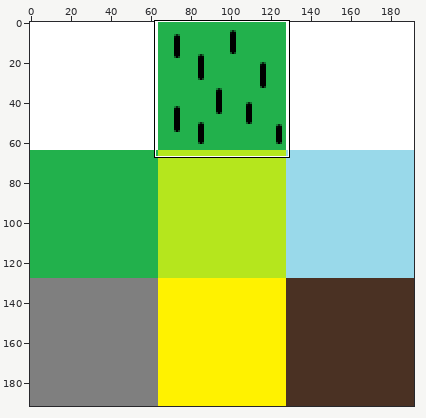
Two versions of one sprite sheet, Assets/Materials/Materials.png. The picture above shows the old version from afar; the outline marks the close-up.
Close-up. The starting point:
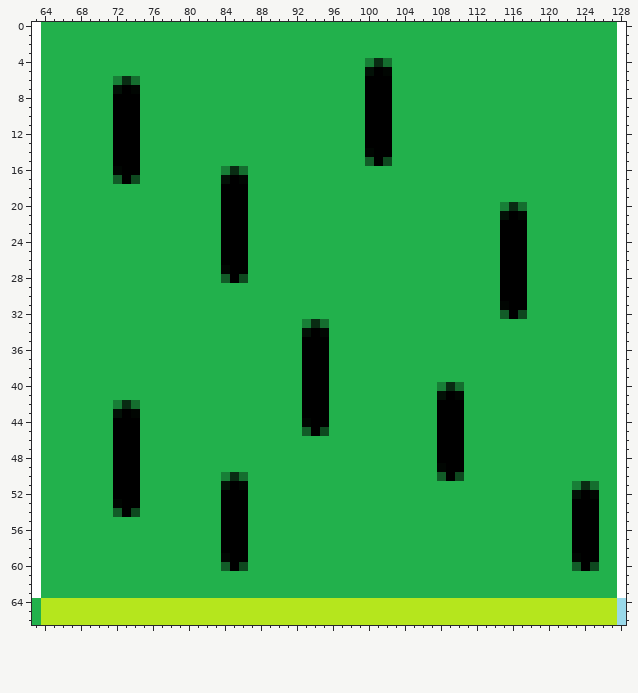
The file is 192x192 pixels. Colours within 5 levels of each other are drawn and written as one. Shown: x 63..128, y 0..66.
Now the later version:
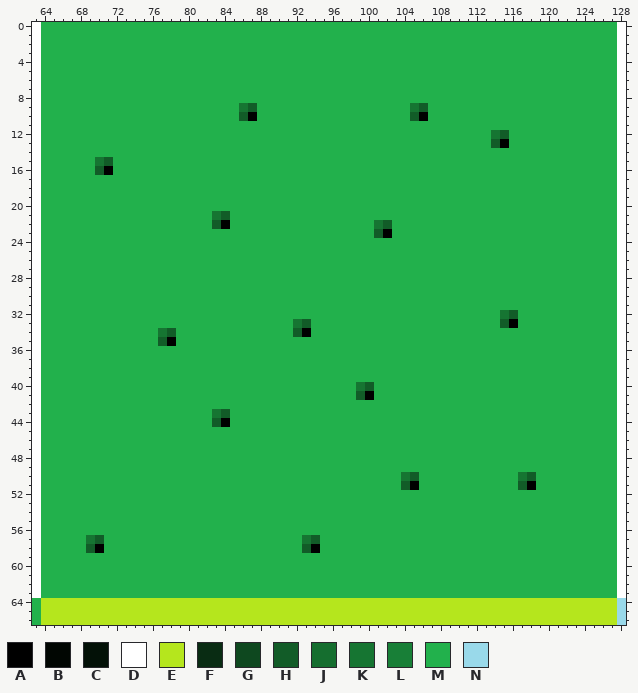
Palette (. is transparent): A #000000  B #010602  C #031107  D #ffffff  E #b5e61d  F #092c13  G #0e481f  H #125c28  J #156e2f  K #167532  L #187f37  M #22b14c  N #99d9ea
What changed:
y 4: x 100..102 LFJ -> MMM
y 5: x 100..102 CAB -> MMM
y 6: x 72..74 LFJ -> MMM; x 100..102 AAA -> MMM
y 7: x 72..74 CAB -> MMM; x 100..102 AAA -> MMM
y 8: x 72..74 AAA -> MMM; x 100..102 AAA -> MMM
y 9: x 72..74 AAA -> MMM; x 86..87 MM -> KH; x 100..102 AAA -> MMM; x 105..106 MM -> KH
y 10: x 72..74 AAA -> MMM; x 86..87 MM -> HA; x 100..102 AAA -> MMM; x 105..106 MM -> HA
y 11: x 72..74 AAA -> MMM; x 100..102 AAA -> MMM
y 12: x 72..74 AAA -> MMM; x 100..102 AAA -> MMM; x 114..115 MM -> KH
y 13: x 72..74 AAA -> MMM; x 100..102 AAA -> MMM; x 114..115 MM -> HA
y 14: x 72..74 AAA -> MMM; x 100..102 BAA -> MMM
y 15: x 70..74 MMAAA -> KHMMM; x 100..102 HAG -> MMM
y 16: x 70..74 MMBAA -> HAMMM; x 84..86 LFJ -> MMM
y 17: x 72..74 HAG -> MMM; x 84..86 CAB -> MMM
y 18..19: x 84..86 AAA -> MMM
y 20: x 84..86 AAA -> MMM; x 115..117 LFJ -> MMM
y 21: x 83..86 MAAA -> KHMM; x 115..117 CAB -> MMM
y 22: x 83 M -> H; x 85..86 AA -> MM; x 101..102 MM -> KH; x 115..117 AAA -> MMM
y 23: x 84..86 AAA -> MMM; x 101..102 MM -> HA; x 115..117 AAA -> MMM
y 24..26: x 84..86 AAA -> MMM; x 115..117 AAA -> MMM
y 27: x 84..86 BAA -> MMM; x 115..117 AAA -> MMM
y 28: x 84..86 HAG -> MMM; x 115..117 AAA -> MMM
y 29..30: x 115..117 AAA -> MMM
y 31: x 115..117 BAA -> MMM
y 32: x 115..117 HAG -> KHM
y 33: x 92..95 MLFJ -> KHMM; x 115..116 MM -> HA
y 34: x 77..78 MM -> KH; x 92..95 MCAB -> HAMM
y 35: x 77..78 MM -> HA; x 93..95 AAA -> MMM
y 36..39: x 93..95 AAA -> MMM
y 40: x 93..95 AAA -> MMM; x 99..100 MM -> KH; x 108..110 LFJ -> MMM
y 41: x 93..95 AAA -> MMM; x 99..100 MM -> HA; x 108..110 CAB -> MMM
y 42: x 72..74 LFJ -> MMM; x 93..95 AAA -> MMM; x 108..110 AAA -> MMM
y 43: x 72..74 CAB -> MMM; x 83..84 MM -> KH; x 93..95 AAA -> MMM; x 108..110 AAA -> MMM
y 44: x 72..74 AAA -> MMM; x 83..84 MM -> HA; x 93..95 BAA -> MMM; x 108..110 AAA -> MMM
y 45: x 72..74 AAA -> MMM; x 93..95 HAG -> MMM; x 108..110 AAA -> MMM
y 46..48: x 72..74 AAA -> MMM; x 108..110 AAA -> MMM
y 49: x 72..74 AAA -> MMM; x 108..110 BAA -> MMM
y 50: x 72..74 AAA -> MMM; x 84..86 LFJ -> MMM; x 104..105 MM -> KH; x 108..110 HAG -> MMM; x 117..118 MM -> KH
y 51: x 72..74 AAA -> MMM; x 84..86 CAB -> MMM; x 104..105 MM -> HA; x 117..118 MM -> HA; x 123..125 LFJ -> MMM
y 52: x 72..74 AAA -> MMM; x 84..86 AAA -> MMM; x 123..125 CAB -> MMM
y 53: x 72..74 BAA -> MMM; x 84..86 AAA -> MMM; x 123..125 AAA -> MMM
y 54: x 72..74 HAG -> MMM; x 84..86 AAA -> MMM; x 123..125 AAA -> MMM
y 55..56: x 84..86 AAA -> MMM; x 123..125 AAA -> MMM
y 57: x 69..70 MM -> KH; x 84..86 AAA -> MMM; x 93..94 MM -> KH; x 123..125 AAA -> MMM
y 58: x 69..70 MM -> HA; x 84..86 AAA -> MMM; x 93..94 MM -> HA; x 123..125 AAA -> MMM
y 59: x 84..86 BAA -> MMM; x 123..125 BAA -> MMM
y 60: x 84..86 HAG -> MMM; x 123..125 HAG -> MMM
